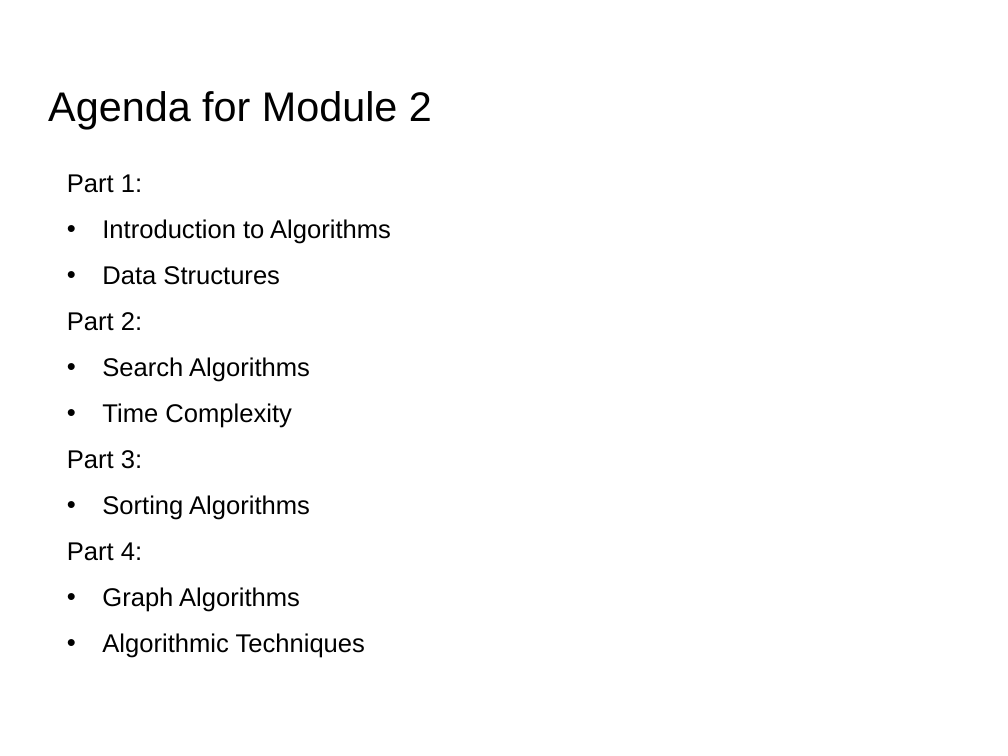
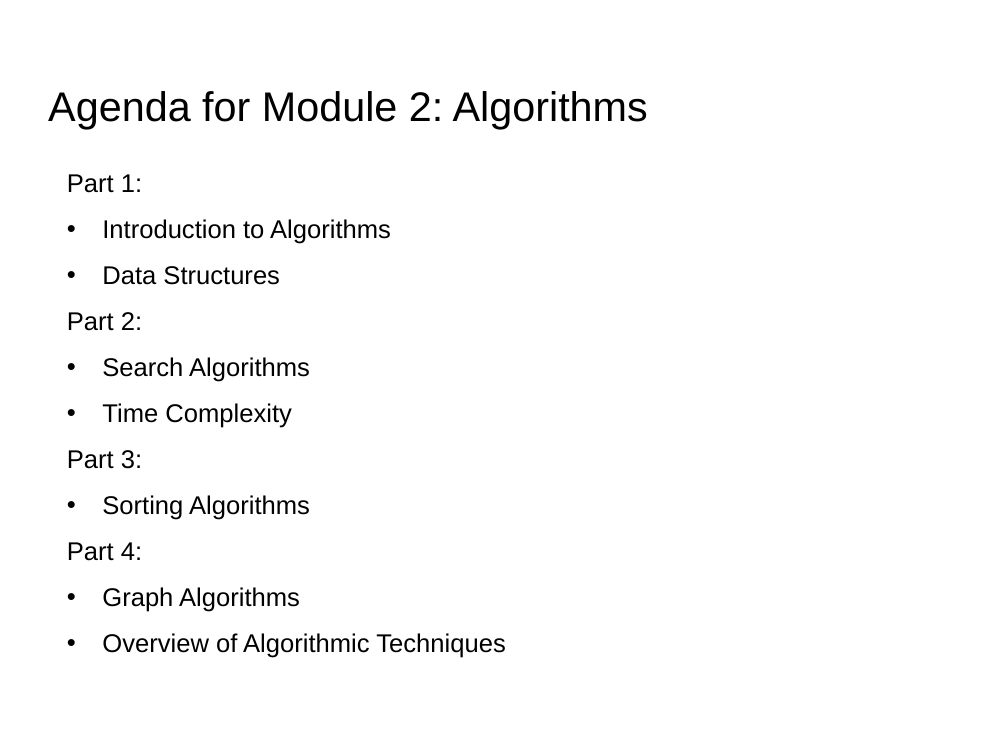
Before and after one commit to UCLA-LACC-21/M2_Algorithms, a slide deck: slide 3 of Algorithms_Module2_LACC21_part1.pptx (slide 5 before the commit). Drawn at 1008x756 pixels with LibreOffice and Linux fonts; fonts in the diff are those of the drawing. Boxes give left, top, right and bottom in pixels: in the first picture for what was removed or moved away, otherwise in the second. Text is boxed around its words. In the diff, an @@ line names an element or a change of style, - is before the commit and + after.

```diff
--- a/Algorithms_Module2_LACC21_part1.pptx
+++ b/Algorithms_Module2_LACC21_part1.pptx
@@ title at <box>48,91,648,129</box>: text changed @@
-Agenda for Module 2
+Agenda for Module 2: Algorithms
@@ text at <box>102,633,505,658</box>: text changed @@
-• Algorithmic Techniques
+• Overview of Algorithmic Techniques
```
Also in this commit, not shown: 6 other slides changed, 6 slides added, 1 slide removed, 1 other file.
